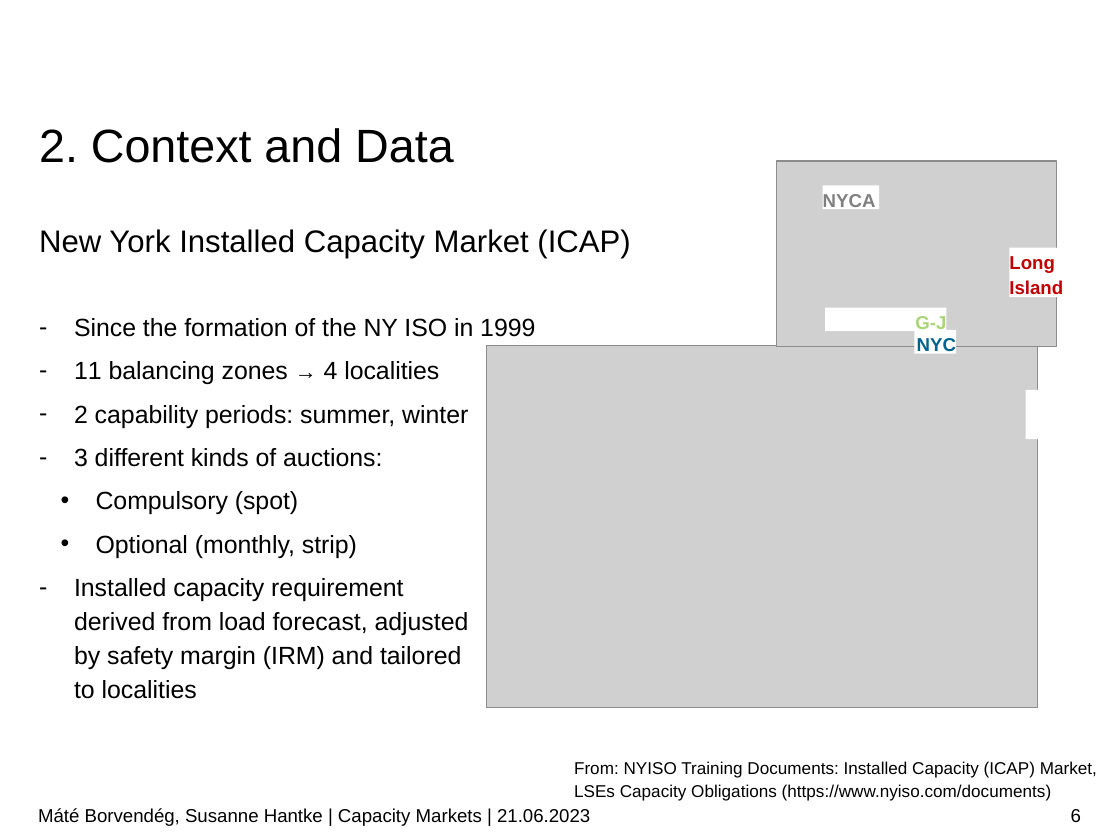
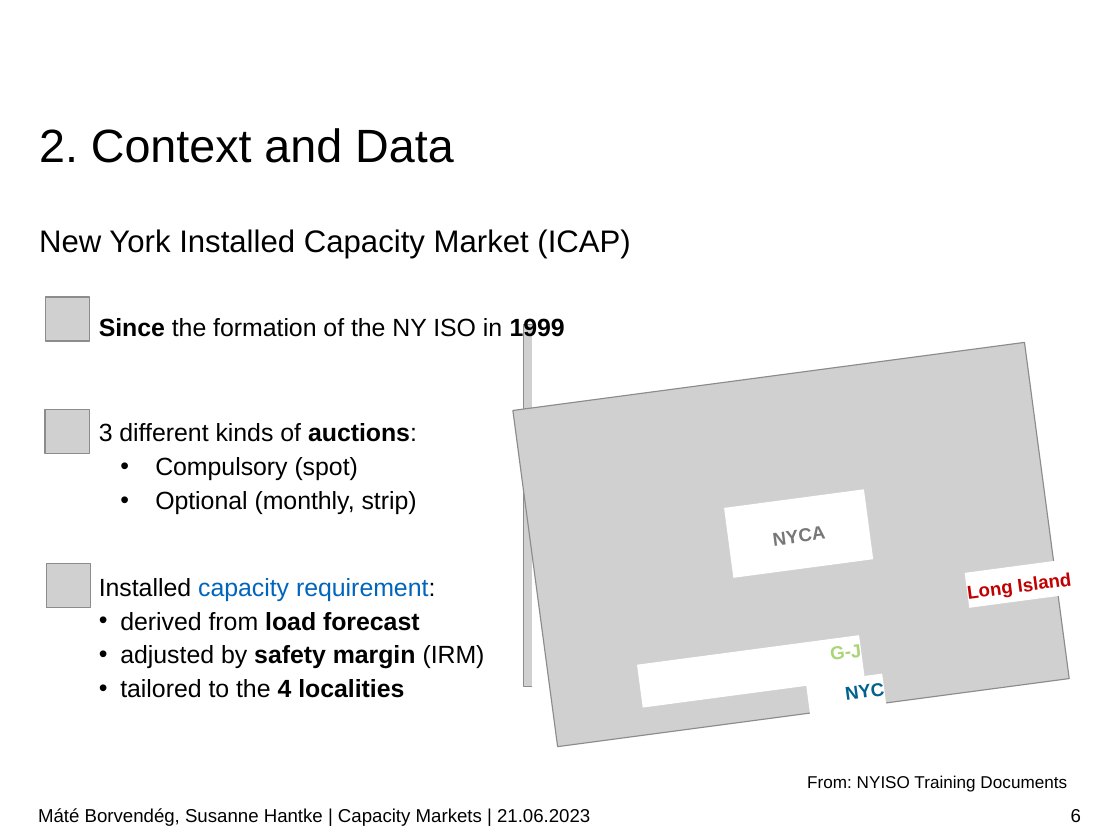
Before and after one commit to borvendegmate/tum_power_system_economics, a slide deck: slide 6 of Final_Presentation_Borvendeg_Hantke.pptx. Drawn at 1120x840 pixels with LibreOffice and Linux fonts; fonts in the diff are those of the drawing; grey boxes stand for pictures; background and template pictures are left out. Boxes give left, top, right and bottom in pixels: in the first picture for what was removed or moved away, otherwise in the second. Text is boxed around its words. In the diff, an @@ line names an element or a change of style, - is before the commit and + after.

```diff
--- a/Final_Presentation_Borvendeg_Hantke.pptx
+++ b/Final_Presentation_Borvendeg_Hantke.pptx
@@ picture added at (x1=46, y1=297, x2=90, y2=340) @@
@@ text at (x1=99, y1=318, x2=565, y2=514): bold on in "Since 1999", "auctions:"; bullet - to none; more space between paragraphs; less space between paragraphs @@
@@ text "Since the formation of the ..." moved from (x1=74, y1=318, x2=535, y2=699) to (x1=99, y1=318, x2=565, y2=698) @@
@@ picture moved from (x1=487, y1=345, x2=1038, y2=707) to (x1=523, y1=325, x2=1074, y2=687) @@
@@ rectangle added at (x1=532, y1=320, x2=1092, y2=696), fill #FFFFFF @@
@@ text at (x1=74, y1=361, x2=468, y2=428): paragraphs removed @@
-– 11 balancing zones → 4 localities
-– 2 capability periods: summer, winter
@@ picture added at (x1=45, y1=409, x2=88, y2=452) @@
@@ rectangle removed at (x1=1026, y1=390, x2=1067, y2=439) @@
-Island
@@ rectangle "NYCA" at (x1=724, y1=489, x2=873, y2=578): text colour #808080 to #777777; alignment left to centre; vertical alignment top to middle; rotation 0 to 352 degrees @@
@@ picture added at (x1=46, y1=563, x2=90, y2=607) @@
@@ rectangle "Long Island" at (x1=965, y1=554, x2=1105, y2=607): vertical alignment top to middle; rotation 0 to 352 degrees @@
@@ text at (x1=99, y1=578, x2=485, y2=698): text changed @@
-– Installed capacity requirement
-  derived from load forecast, adjusted
-  by safety margin (IRM) and tailored
-  to localities
+Installed capacity requirement:
+  • derived from load forecast
+  • adjusted by safety margin (IRM)
+  • tailored to the 4 localities
@@ rotation 0 to 352 degrees in 3 elements at (x1=513, y1=343, x2=1070, y2=747), (x1=806, y1=674, x2=888, y2=727), (x1=638, y1=635, x2=865, y2=708) @@
@@ text at (x1=807, y1=775, x2=1067, y2=792): text changed @@
-From: NYISO Training Documents: Installed Capacity (ICAP) Market, LSEs Capacity Obligations (https://www.nyiso.com/documents)
+From: NYISO Training Documents
```
Also in this commit, not shown: 13 other slides changed, 3 slides added.
